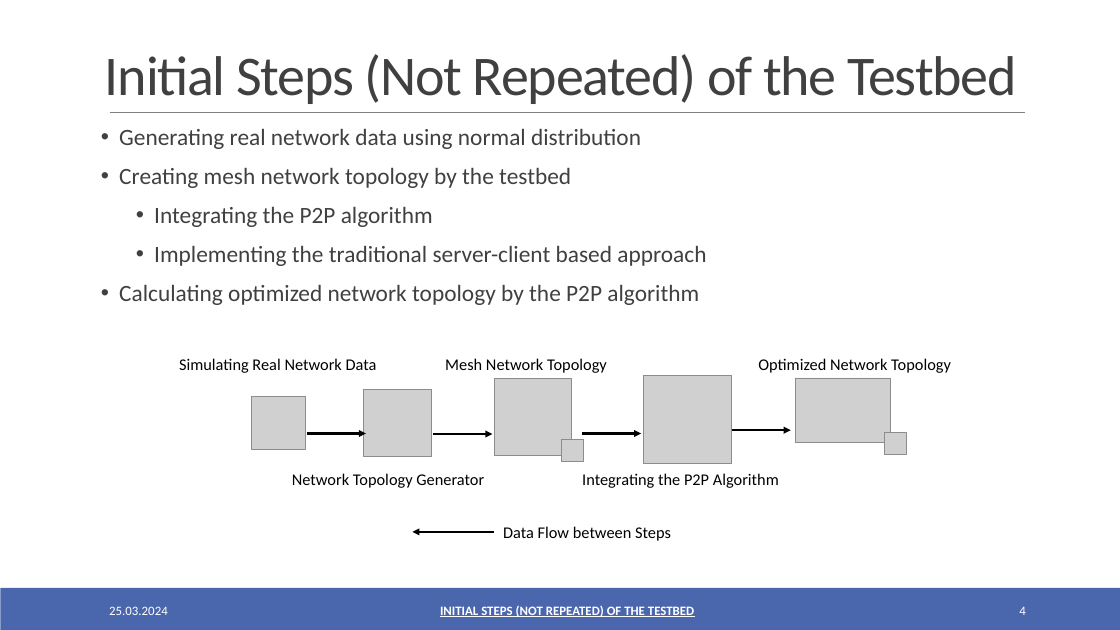
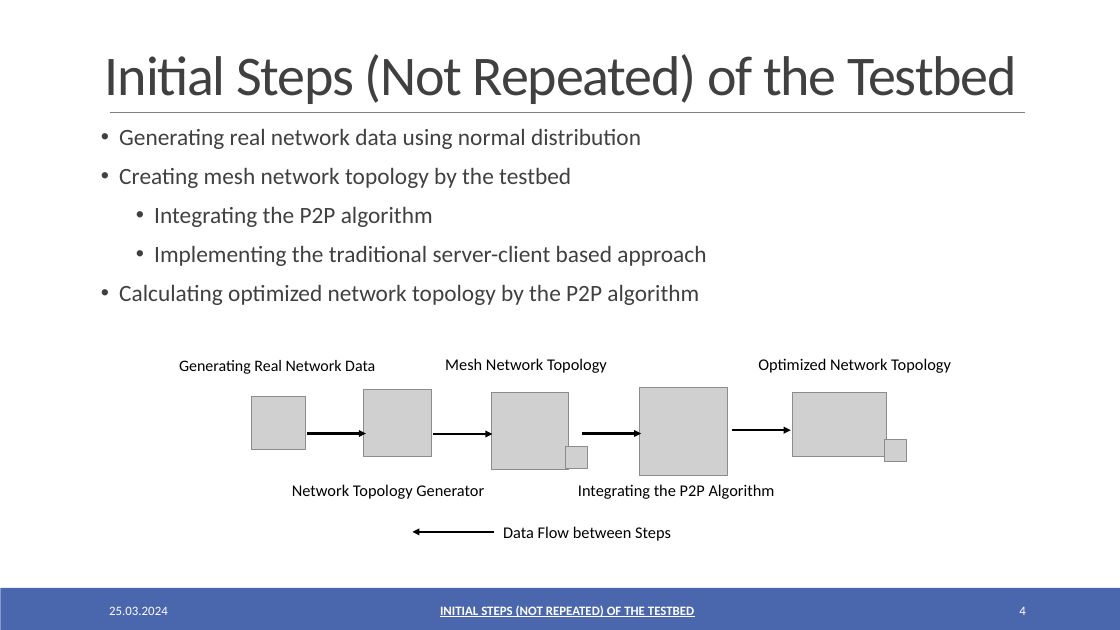
Before and after one commit to oezcankaraca/abschlussvortrag, a slide deck: slide 4 of Abschlussvortrag.pptx. Drawn at 1120x630 pixels with LibreOffice and Linux fonts; fonts in the diff are those of the drawing; grey boxes stand for pictures. Boxes give left, top, right and bottom in pixels: in the first picture for what was removed or moved away, otherwise in the second. Text is boxed around its words. In the diff, an @@ line names an element or a change of style, - is before the commit and + after.

```diff
--- a/Abschlussvortrag.pptx
+++ b/Abschlussvortrag.pptx
@@ text at [179, 360, 375, 374]: text changed; size 14 to 13.7 pt @@
-Simulating Real Network Data
+Generating Real Network Data
@@ picture: place and size @@
-picture at [644, 376, 733, 464]
+picture at [639, 387, 728, 476]
@@ picture: place and size @@
-picture at [495, 378, 572, 455]
+picture at [492, 392, 569, 470]
@@ picture: place and size @@
-picture at [796, 378, 891, 443]
+picture at [792, 392, 887, 457]
@@ picture: place and size @@
-picture at [562, 439, 584, 461]
+picture at [565, 446, 587, 468]
@@ picture: place and size @@
-picture at [885, 433, 907, 455]
+picture at [885, 439, 907, 461]
@@ text "Network Topology Generator": place and size @@
-text "Network Topology Generator" at [292, 473, 484, 488]
+text "Network Topology Generator" at [292, 484, 484, 499]
@@ text "Integrating the P2P Algorithm": place and size @@
-text "Integrating the P2P Algorithm" at [582, 473, 779, 488]
+text "Integrating the P2P Algorithm" at [578, 484, 775, 499]
```
Also in this commit, not shown: 11 other slides changed, 2 other files.
